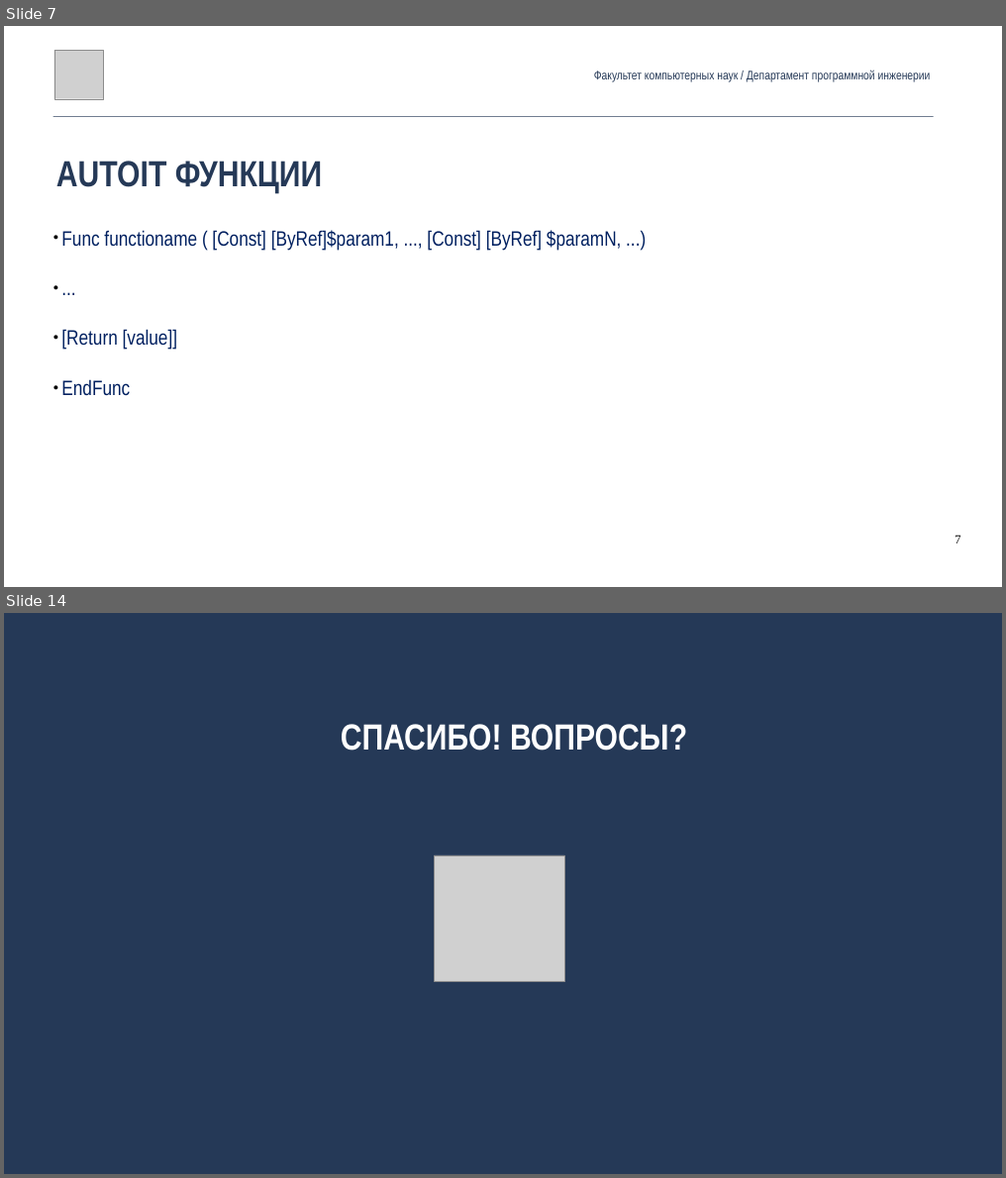
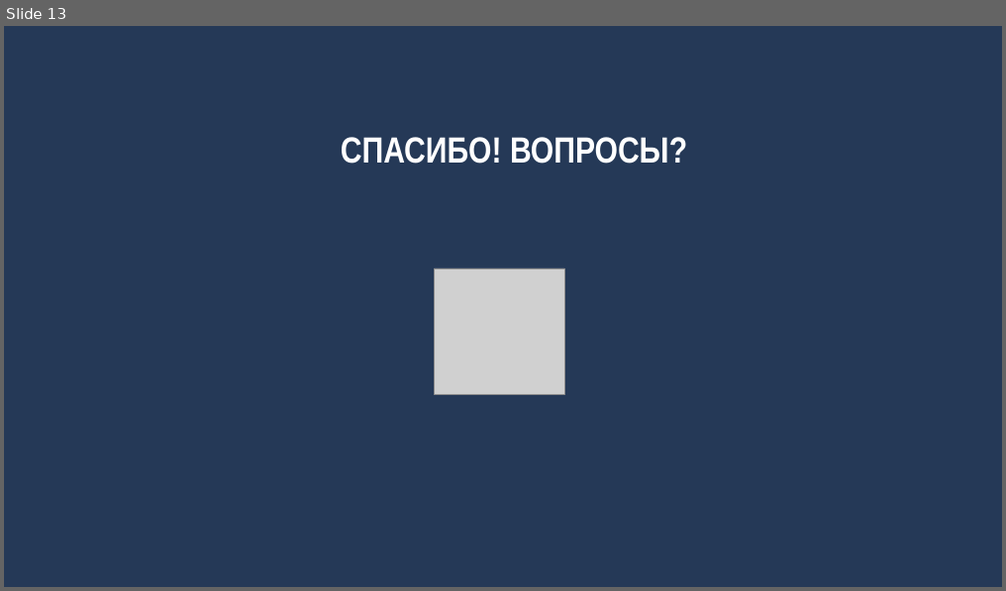
Before and after one commit to andrewt0301/qa-testing-course, a slide deck: seminars/seminar09/Seminar09.pptx. Shown one above the other, each under a label of ours: slides 7 and 14 before the commit, slide 13 after it; the slides between them are not shown. The pictures are 1006x1178 and 1006x591 pixels, drawn with LibreOffice and Linux fonts; fonts in the diff are those of the drawing; grey boxes stand for pictures. Boxes give left, top, right and bottom in pixels: in the first picture for what was removed or moved away, otherwise in the second. Text is boxed around its words. In the diff, an @@ line names an element or a change of style, - is before the commit and + after.

```diff
--- a/seminars/seminar09/Seminar09.pptx
+++ b/seminars/seminar09/Seminar09.pptx
@@ slide 7 removed at [4,26,1002,587], background #FFFFFF @@
@@ picture removed at [54,50,103,99] @@
@@ text removed at [594,70,931,82] @@
-Факультет компьютерных наук / Департамент программной инженерии
@@ line removed from (54, 116) to (933, 116) @@
@@ text removed at [56,161,322,194] @@
-AUTOIT ФУНКЦИИ
@@ text removed at [61,230,622,396] @@
-● Func functioname ( [Const] [ByRef]$param1, ..., [Const] [ByRef] $paramN, ...)
-● ...
-● [Return [value]]
-● EndFunc
@@ page number removed at [954,535,960,544] @@
-7
@@ what was slide 14 is now slide 13 @@
```
Also in this commit, not shown: 7 slides changed, 5 slides added, 5 other slides removed, 1 other file.
